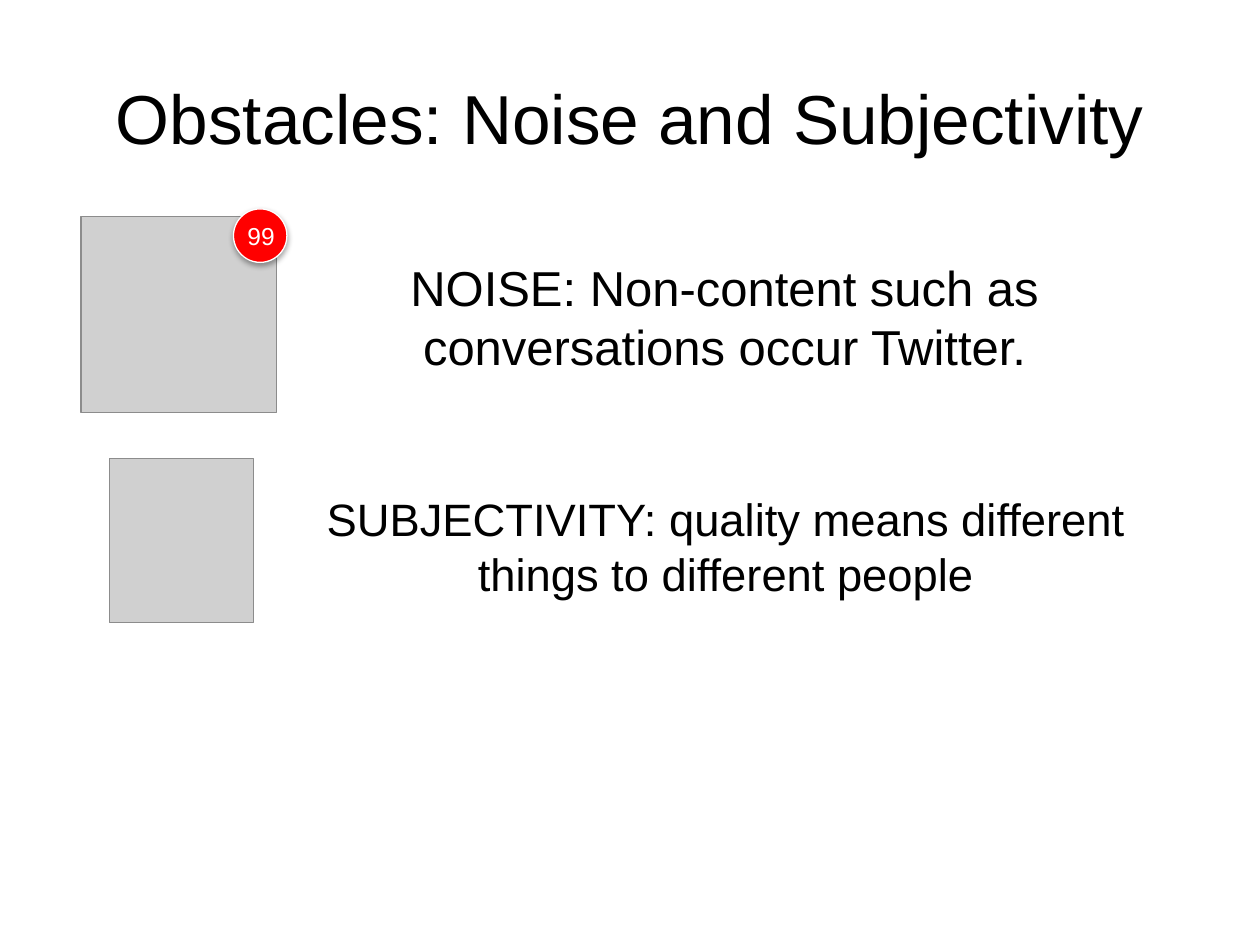
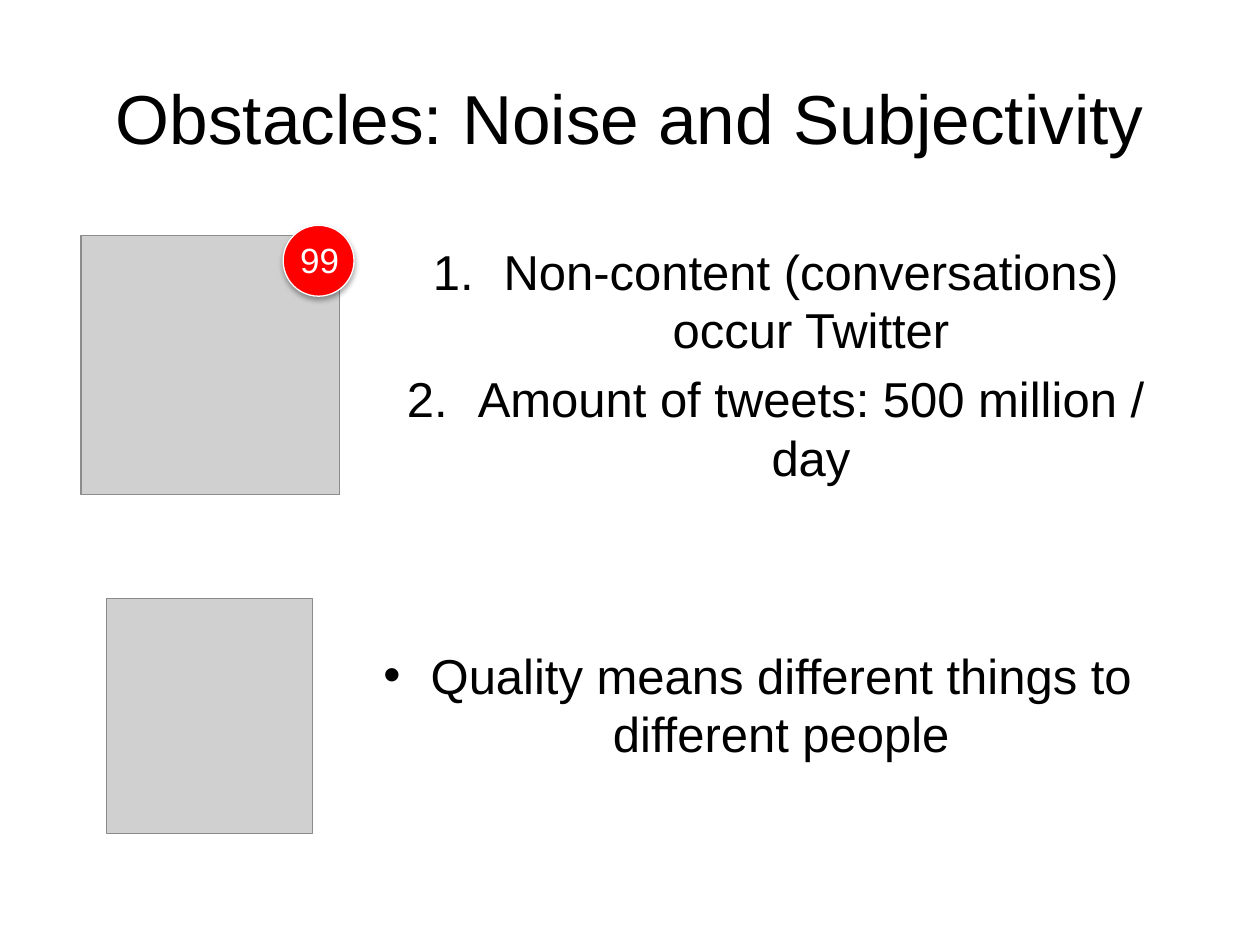
Before and after one commit to susiexsun/capstone_project, a slide deck: slide 3 of capstone_presentation.pptx. Drawn at 1260x945 pixels with LibreOffice and Linux fonts; fonts in the diff are those of the drawing; grey boxes stand for pictures. Boxes give left, top, right and bottom in pixels: in the first picture for what was removed or moved away, otherwise in the second. Text is boxed around its words. In the diff, an @@ line names an element or a change of style, - is before the commit and + after.

```diff
--- a/capstone_presentation.pptx
+++ b/capstone_presentation.pptx
@@ picture: place and size @@
-picture at [81,217,276,412]
+picture at [81,236,340,495]
@@ text "99": place and size @@
-text "99" at [247,228,274,246]
+text "99" at [300,248,339,274]
@@ text "99" at [300,248,339,274]: size 14 to 20 pt @@
@@ ellipse: place and size @@
-ellipse at [233,209,286,262]
+ellipse at [284,226,354,296]
@@ text at [478,254,1119,486]: text changed @@
-NOISE: Non-content such as conversations occur Twitter.
+1. Non-content (conversations) occur Twitter
+2. Amount of tweets: 500 million / day
@@ picture: place and size @@
-picture at [110,459,253,624]
+picture at [107,598,314,834]
@@ text at [431,658,1132,763]: text changed; size 25.9 to 28 pt @@
-SUBJECTIVITY: quality means different things to different people
+• Quality means different things to different people
```
Also in this commit, not shown: 5 other slides changed, 2 slides added, 1 slide removed, 7 other files.
